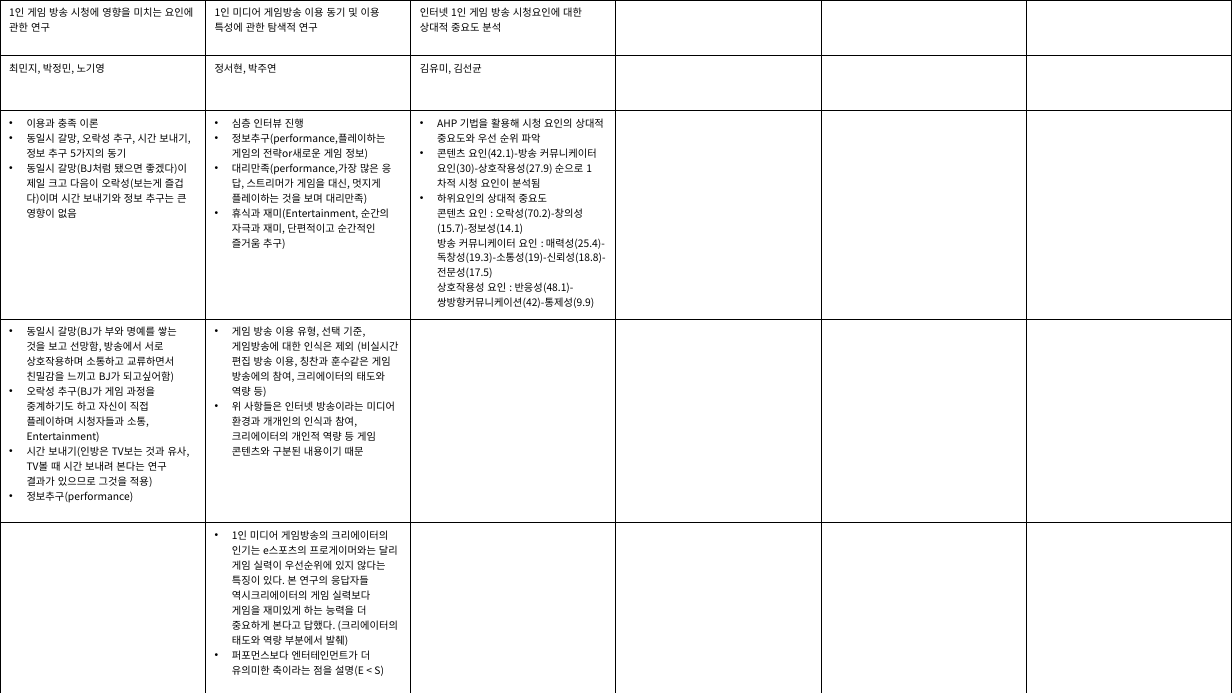
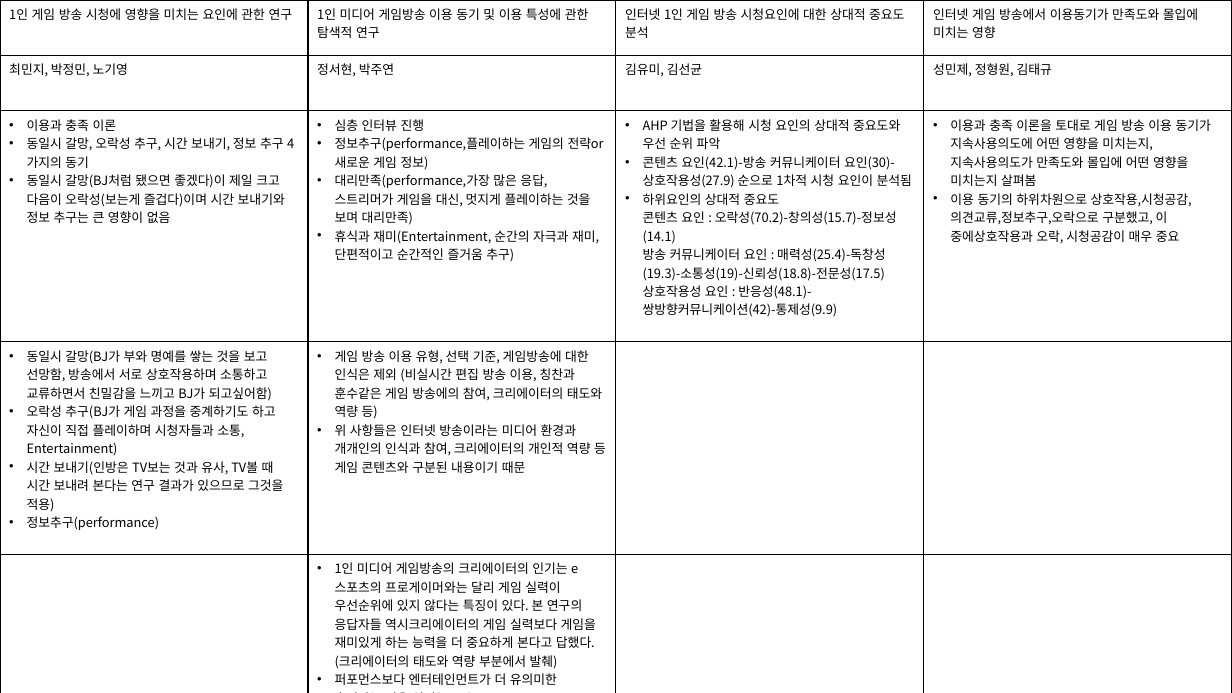
Before and after one commit to Bumizi/Thesis, a slide deck: slide 1 of 전면수정 후 재투고/참고논문/참고논문 정리.pptx. Drawn at 1232x693 pixels with LibreOffice and Linux fonts; fonts in the diff are those of the drawing. Boxes give left, top, right and bottom in pixels: in the first picture for what was removed or moved away, otherwise in the second. Text is boxed around its words. In the diff, an @@ line names an element or a change of style, - is before the commit and + after.

```diff
--- a/전면수정 후 재투고/참고논문/참고논문 정리.pptx
+++ b/전면수정 후 재투고/참고논문/참고논문 정리.pptx
@@ table at (x1=0, y1=0, x2=1231, y2=693) @@
-column 1, row 3: 이용과 충족 이론 / 동일시 갈망, 오락성 추구, 시간 보내기, 정보 추구 5가지의 동기 / 동일시 갈망(BJ처럼 됐으면 좋겠다)이 제일 크고 다음이 오락성(보는게 즐겁다)이며 시간 보내기와 정보 추구는 큰 영향이 없음
+column 1, row 3: 이용과 충족 이론 / 동일시 갈망, 오락성 추구, 시간 보내기, 정보 추구 4가지의 동기 / 동일시 갈망(BJ처럼 됐으면 좋겠다)이 제일 크고 다음이 오락성(보는게 즐겁다)이며 시간 보내기와 정보 추구는 큰 영향이 없음
-column 4:  |  |  |  | 
-column 5:  |  |  |  | 
-column 6:  |  |  |  | 
+column 4: 인터넷 게임 방송에서 이용동기가 만족도와 몰입에 미치는 영향 | 성민제, 정형원, 김태규 | 이용과 충족 이론을 토대로 게임 방송 이용 동기가 지속사용의도에 어떤 영향을 미치는지, 지속사용의도가 만족도와 몰입에 어떤 영향을 미치는지 살펴봄 / 이용 동기의 하위차원으로 상호작용,시청공감,의견교류,정보추구,오락으로 구분했고, 이 중에상호작용과 오락, 시청공감이 매우 중요 |  | 
```
Also in this commit, not shown: 1 slide added, 3 other files.
